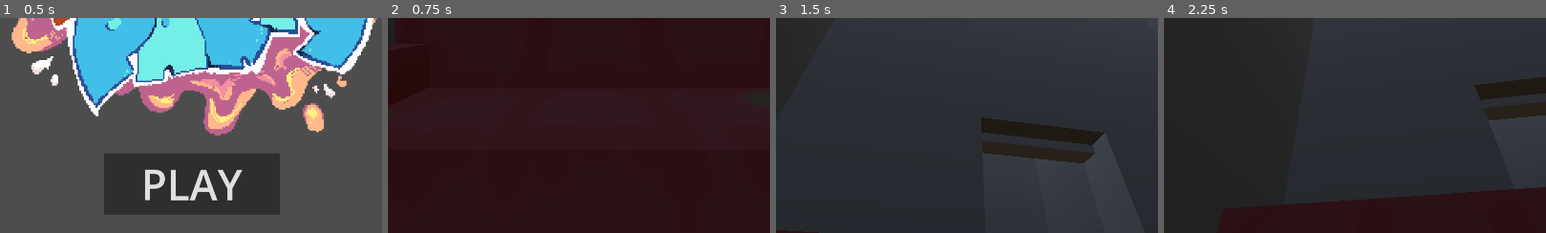
Above: before the commit, frames 1-4 (left to right).
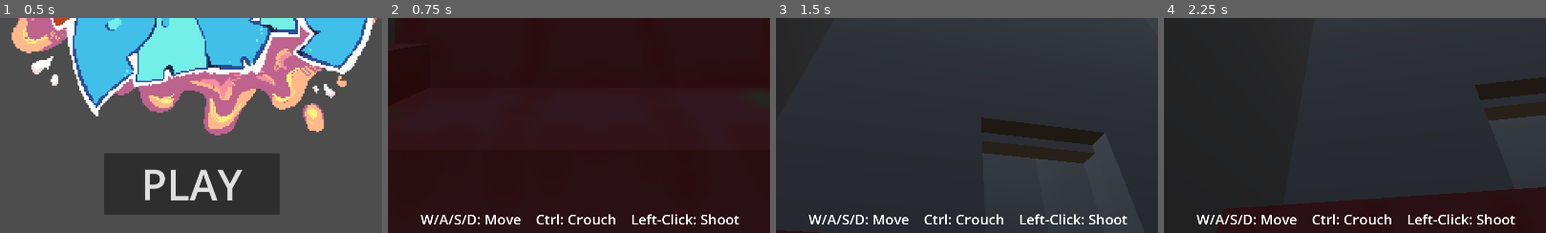
Above: after the commit, the same moments.

Repository: Tihusphere/Puke-Party
Game: Godot game, scene res://Scenes/Screens/title.tscn
Same seed, same stepped clock (60 frames per second), same inputs: the game is played once before the commit and once after it.
Inputs (mouse positions are % of the whole screen's width and height, from its top left):
- Up to frame 1 (0.5 s): no input
- Up to frame 2 (0.75 s): click "PLAY" at 0.5 s
- Up to frame 3 (1.5 s): tap Enter at 1.25 s; move the mouse to (55, 50) at 1.27 s; hold W (forward) from 1.28 s (still down); hold Space (jump) from 1.28 s (still down); click (55, 50) at 1.42 s
- Up to frame 4 (2.25 s): keep holding W (forward); move the mouse to (45, 50) at 2.02 s; release Space (jump) at 2.03 s; tap Ctrl (crawl) at 2.1 s
The pictures show only the part of the screen within x 25-75%, y 50-100%; the shares and areas given below are measured in that part.

Frame 1 is identical in both runs. In frame 2, 1.5% of the frame differs, in the area x 8-92%, y 91-96%; in frame 3, 1.5%; in frame 4, 1.5%.

Commit message:
Add pickup notifications GUI

Diff:
--- a/Scenes/Screens/gui.tscn
+++ b/Scenes/Screens/gui.tscn
@@ -11,6 +11,11 @@
 [sub_resource type="LabelSettings" id="LabelSettings_bugxs"]
 font_size = 50
 
+[sub_resource type="LabelSettings" id="LabelSettings_atqha"]
+font_size = 35
+
+[sub_resource type="LabelSettings" id="LabelSettings_p7283"]
+
 [node name="GUI" type="Control" unique_id=874591130]
 layout_mode = 3
 anchors_preset = 15
@@ -19,6 +24,48 @@
 grow_horizontal = 2
 grow_vertical = 2
 script = ExtResource("1_xhbuj")
+
+[node name="Notifications" type="Control" parent="." unique_id=1936083734]
+layout_mode = 1
+anchors_preset = 2
+anchor_top = 1.0
+anchor_bottom = 1.0
+offset_left = 47.0
+offset_top = -479.0
+offset_right = 388.0
+offset_bottom = -265.0
+grow_vertical = 0
+
+[node name="SpeedLabel" type="RichTextLabel" parent="Notifications" unique_id=1756754787]
+layout_mode = 1
+offset_right = 427.0
+offset_bottom = 65.0
+bbcode_enabled = true
+text = "[img]res://textures/Food/miniJam_applejuice.png[/img][font_size=35]  Speed Active!"
+
+[node name="JumpLabel" type="RichTextLabel" parent="Notifications" unique_id=990722376]
+layout_mode = 1
+anchors_preset = 4
+anchor_top = 0.5
+anchor_bottom = 0.5
+offset_top = -24.5
+offset_right = 399.0
+offset_bottom = 43.0
+grow_vertical = 2
+bbcode_enabled = true
+text = "[img]res://textures/Food/miniJam_cookie.png[/img][font_size=35]  Jump Active!"
+
+[node name="RainbowLabel" type="RichTextLabel" parent="Notifications" unique_id=778144904]
+layout_mode = 1
+anchors_preset = 2
+anchor_top = 1.0
+anchor_bottom = 1.0
+offset_top = -49.0
+offset_right = 417.0
+offset_bottom = 30.0
+grow_vertical = 0
+bbcode_enabled = true
+text = "[img]res://textures/Food/miniJam_egg.png[/img][font_size=35]  Rainbow Active!"
 
 [node name="GameTimerLabel" type="Label" parent="." unique_id=288927234]
 layout_mode = 1
@@ -41,6 +88,23 @@
 offset_bottom = 169.0
 text = "Score: 0"
 label_settings = SubResource("LabelSettings_bugxs")
+
+[node name="ControlsLabel" type="Label" parent="." unique_id=1681888170]
+layout_mode = 1
+anchors_preset = 7
+anchor_left = 0.5
+anchor_top = 1.0
+anchor_right = 0.5
+anchor_bottom = 1.0
+offset_left = -569.0
+offset_top = -69.0
+offset_right = 569.0
+grow_horizontal = 2
+grow_vertical = 0
+text = "W/A/S/D: Move    Ctrl: Crouch    Left-Click: Shoot"
+label_settings = SubResource("LabelSettings_atqha")
+horizontal_alignment = 1
+vertical_alignment = 1
 
 [node name="HungerBar" type="TextureProgressBar" parent="." unique_id=746886181]
 layout_mode = 1
@@ -75,3 +139,4 @@
 grow_horizontal = 2
 grow_vertical = 0
 text = "100 / 100"
+label_settings = SubResource("LabelSettings_p7283")
--- a/Scripts/Resources/pickup_controller.gd
+++ b/Scripts/Resources/pickup_controller.gd
@@ -27,6 +27,8 @@
 			sprite.texture = load("res://textures/Food/miniJam_cookie.png")
 		Buff.RAINBOW:
 			sprite.texture = load("res://textures/Food/miniJam_egg.png")
+
+	GAMEMANAGER.set_active_pickup(null)
 
 func _on_body_entered(body: Node3D) -> void:
 	if body is CharacterBody3D:
@@ -58,7 +60,7 @@
 			GAMEMANAGER.setRainbow(true)
 			print("rainbow!!!")
 			GAMEMANAGER.score += 50
-
+	GAMEMANAGER.set_active_pickup(buffType)
 	start_timer()
 
 func _on_timer_timeout():
@@ -73,5 +75,6 @@
 			GAMEMANAGER.setRainbow(false)
 			print("no more rainbow")
 
+	GAMEMANAGER.set_active_pickup(null)
 	self.set_collision_mask_value(2, true)
 	sprite.visible = true
--- a/Scripts/Screens/gui.gd
+++ b/Scripts/Screens/gui.gd
@@ -14,6 +14,10 @@
 @onready var hunger_label: Label = $HungerBar/HungerLabel
 var divisor: int = GAMEMANAGER.MAX_HUNGER / 100
 
+@onready var speed_label := $Notifications/SpeedLabel
+@onready var jump_label := $Notifications/JumpLabel
+@onready var rainbow_label := $Notifications/RainbowLabel
+
 func _process(_delta: float) -> void:
 	# Timer
 	if not game_timer.is_stopped():
@@ -25,6 +29,30 @@
 	hunger_bar.min_value = 0
 	hunger_bar.max_value = GAMEMANAGER.MAX_HUNGER
 	hunger_bar.set_value(GAMEMANAGER.current_hunger)
+	hunger_label.text = str(GAMEMANAGER.current_hunger / divisor) + " / 100"
 
-	hunger_label.text = str(GAMEMANAGER.current_hunger / divisor) + " / 100"
+	# Score
 	score_label.text = "Score: " + str(GAMEMANAGER.score)
+
+	# Notifications
+	match GAMEMANAGER.get_active_pickup():
+		PickUpController.Buff.SPEED:
+			speed_label.show()
+			jump_label.hide()
+			rainbow_label.hide()
+		PickUpController.Buff.JUMP:
+			speed_label.hide()
+			jump_label.show()
+			rainbow_label.hide()
+		PickUpController.Buff.RAINBOW:
+			speed_label.hide()
+			jump_label.hide()
+			rainbow_label.show()
+		null:
+			speed_label.hide()
+			jump_label.hide()
+			rainbow_label.hide()
+		_:
+			speed_label.show()
+			jump_label.show()
+			rainbow_label.show()
--- a/Scripts/Singletons/GAMEMANAGER.gd
+++ b/Scripts/Singletons/GAMEMANAGER.gd
@@ -28,6 +28,8 @@
 var jump: float = 6.0 # default jump
 
 # Pickups
+
+var active_pickup
 
 var player_input: bool = true
 var rainbow: bool = false
@@ -89,7 +91,7 @@
 	return clampf(speed, 1.0, 10.0)
 
 func setPlayerJump(new_jump: float) -> void:
-	jump = new_jump
+	jump += new_jump
 
 func getPlayerJump() -> float:
 	return jump
@@ -132,3 +134,9 @@
 	playing = false
 
 	get_tree().change_scene_to_file("res://Scenes/Screens/end.tscn")
+
+func set_active_pickup(pickup = null) -> void:
+	active_pickup = pickup
+
+func get_active_pickup():
+	return active_pickup
